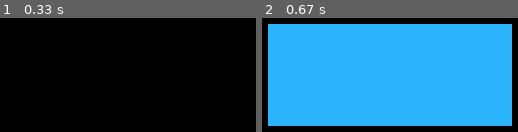
Above: before the commit, frames 1-2 (left to right).
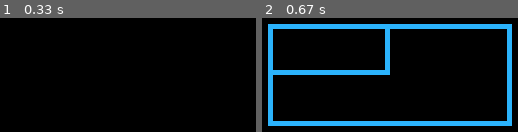
Above: after the commit, the same moments.

Repository: Akasaru074/pygame_test
Game: pygame game, started from ctrlZ.py
Two runs of this game, one before a commit and one after it. Both use one fixed random seed, a clock stepped at 60 frames per second and the inputs below.
Inputs (mouse positions are in pixels of both pictures, inside the frame that each line leads up to):
- Up to frame 1 (0.33 s): no input
- Up to frame 2 (0.67 s): press the mouse at (267, 23) at 0.37 s; move the mouse to (390, 75) at 0.47 s; release the mouse at (512, 126) at 0.6 s

Frame 1 is identical in both runs. In frame 2, 71% of the frame differs, in the area x 4-96%, y 9-91%.

Commit message:
new bugs in ctrlZ
Signed-off-by: Ivan Morozov <vanyam.vvo@gmail.com>

Diff:
--- a/ctrlZ.py
+++ b/ctrlZ.py
@@ -43,8 +43,9 @@
             print(surfs)
             rerender()
     if drawing:
+        # surf.fill((0,0,0))
         rect = pg.rect.Rect(start_x, start_y, w, h)
-        pg.draw.rect(surf, "#2bb3fc", rect)
+        pg.draw.rect(surf, "#2bb3fc", rect, 5)
         disp.blit(surf, (0, 0))
         pg.display.flip()
 
